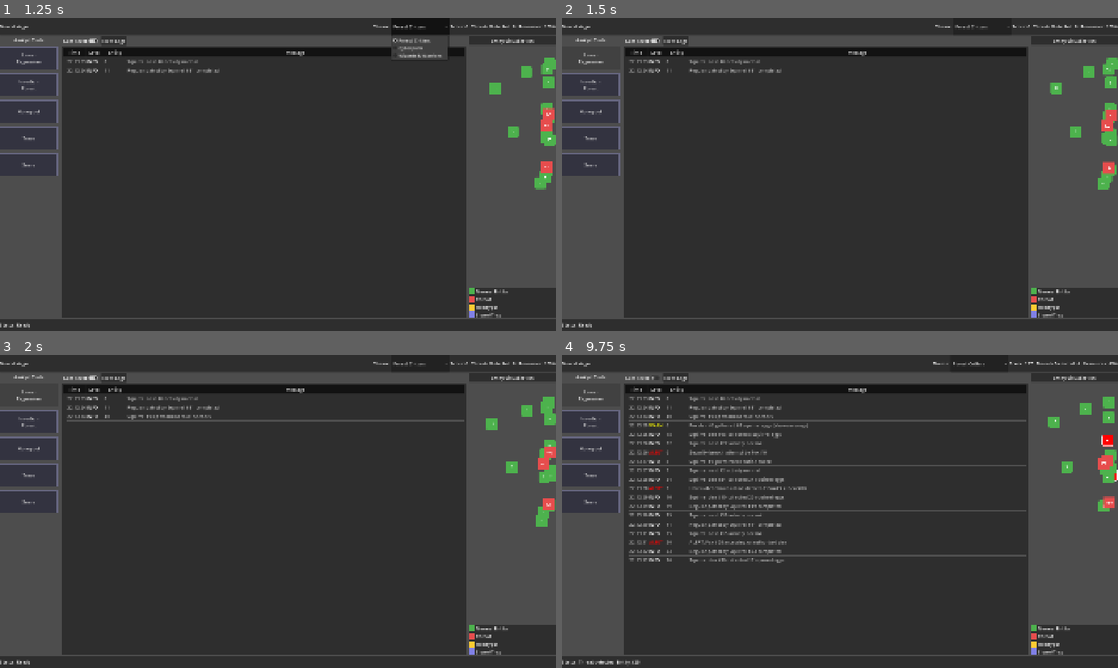
Above: before the commit, frames 1-4 (two rows, left to right).
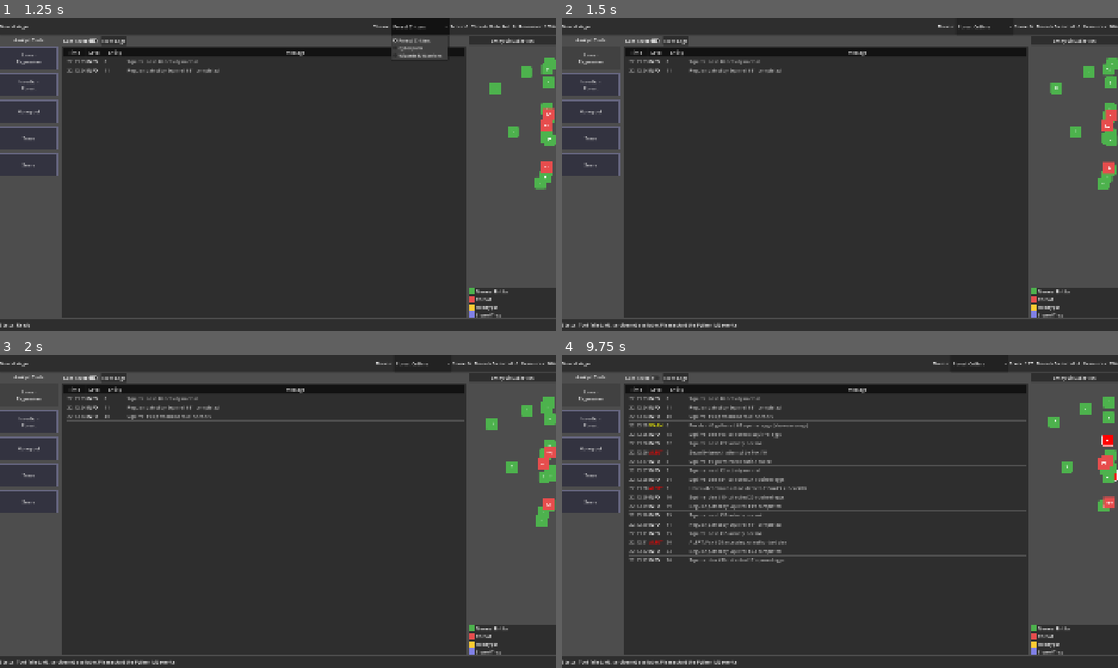
Above: after the commit, the same moments.

Repository: Binkerton13/neural-aegis
Game: Godot game, scene res://scenes/Main.tscn
Same seed, same stepped clock (60 frames per second), same inputs: the game is played once before the commit and once after it.
Inputs (mouse positions are in pixels of both pictures, inside the frame that each line leads up to):
- Up to frame 1 (1.25 s): click "Forest Critters" at 0.5 s
- Up to frame 2 (1.5 s): click "Linear Regression" at 1.25 s
- Up to frame 3 (2 s): no input
- Up to frame 4 (9.75 s): click "Isolation Forest" at 2 s; click "Honeypot" at 2.75 s; click (867, 505) at 3.52 s; type "Alex" at 3.6 s; click "OK" at 4.25 s; click "Trace" at 5 s; click "Snare" at 5.75 s; click "OK" at 6.5 s; click "Auto-scroll" at 7.25 s; click "Clear Logs" at 8 s; click "Forest Critters" at 8.75 s; click "Linear Regression" at 9.5 s

Frame 1 is identical in both runs. In frame 2, 0.4% of the frame differs, in the area x 3-100%, y 2-99%; in frame 3, 0.4%; in frame 4, 0.3%.
Error before the commit: Parse Error: Expected "]" after subscription index. (res://tools/LinearRegressionTool.gd:74)

Commit message:
Fix GDScript parse error and corrupted PNG icon
Co-authored-by: Binkerton13 <59400693+Binkerton13@users.noreply.github.com>

Diff:
--- a/tools/LinearRegressionTool.gd
+++ b/tools/LinearRegressionTool.gd
@@ -71,7 +71,7 @@
 
 		var message = "Trend Analysis (sklearn): Pattern is " + trend
 		message += " (slope: %.2f, R²: %.2f)" % [slope, r_squared]
-		message += "\nNext predictions: " + str(predictions[0:3])
+		message += "\nNext predictions: " + str(predictions.slice(0, 3))
 
 		GameState.add_score(10)
 
Binary file changed: icon.png
